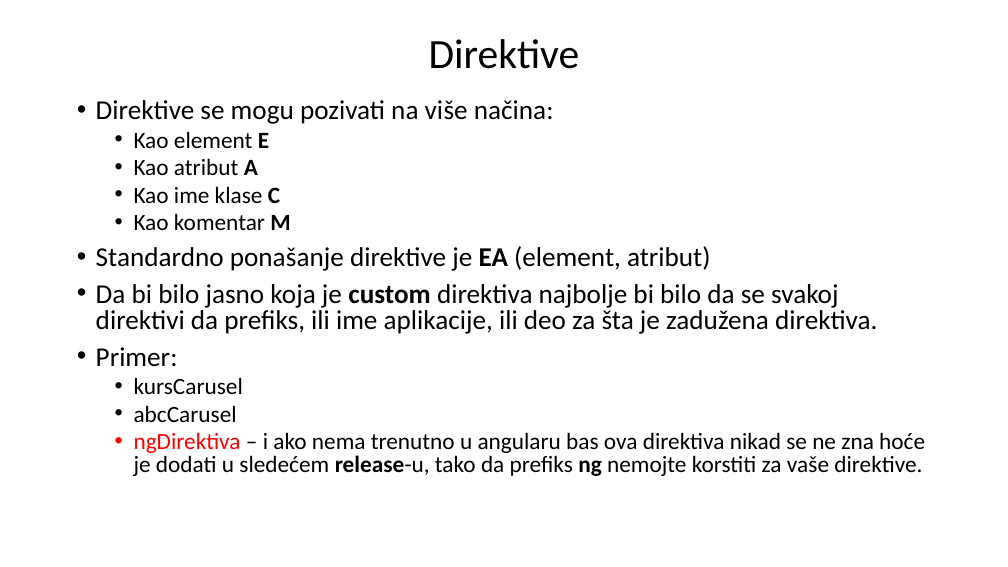
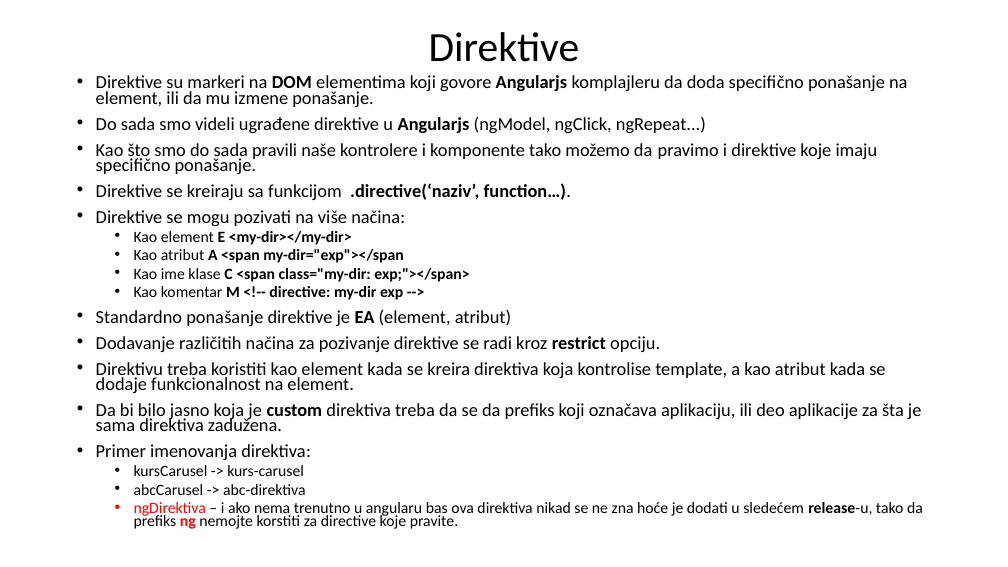
Before and after one commit to daniloMogin/kurs, a slide deck: slide 23 of AngularJS.pptx. Drawn at 1008x567 pixels with LibreOffice and Linux fonts; fonts in the diff are those of the drawing. Boxes give left, top, right and bottom in pixels: in the first picture for what was removed or moved away, otherwise in the second. Text is boxed around its words. In the diff, an @@ line names an element or a change of style, - is before the commit and + after.

Commit message:
directive done

```diff
--- a/AngularJS.pptx
+++ b/AngularJS.pptx
@@ title "Direktive": place and size @@
-title "Direktive" at box(429, 39, 580, 69)
+title "Direktive" at box(429, 32, 580, 62)
@@ text "Direktive su markeri na DOM ...": place and size @@
-text "Direktive su markeri na DOM ..." at box(96, 100, 925, 476)
+text "Direktive su markeri na DOM ..." at box(96, 75, 923, 529)
@@ text at box(96, 75, 907, 200): paragraphs added @@
+• Direktive su markeri na DOM elementima koji govore Angularjs komplajleru da doda specifično ponašanje na element, ili da mu izmene ponašanje.
+• Do sada smo videli ugrađene direktive u Angularjs (ngModel, ngClick, ngRepeat...)
+• Kao što smo do sada pravili naše kontrolere i komponente tako možemo da pravimo i direktive koje imaju specifično ponašanje.
+• Direktive se kreiraju sa funkcijom .directive(‘naziv’, function…).
@@ text at box(96, 210, 511, 326): size 25.9 to 17.5 pt in "Direktive se mogu pozivati na više načina:", "Standardno ponašanje direktive je EA (element, atribut)"; line spacing 0.8 to 0.7 @@
@@ text at box(134, 231, 469, 300): text changed; size 22.2 to 15 pt; bold on @@
-  • Kao element E
-  • Kao atribut A
-  • Kao ime klase C
-  • Kao komentar M
+  • Kao element E <my-dir></my-dir>
+  • Kao atribut A <span my-dir="exp"></span
+  • Kao ime klase C <span class="my-dir: exp;"></span>
+  • Kao komentar M <!-- directive: my-dir exp -->
@@ text at box(96, 336, 923, 529): text changed; size 22.2 to 17.5 pt @@
-• Da bi bilo jasno koja je custom direktiva najbolje bi bilo da se svakoj direktivi da prefiks, ili ime aplikacije, ili deo za šta je zadužena direktiva.
-• Primer:
-  • kursCarusel
-  • abcCarusel
-  • ngDirektiva – i ako nema trenutno u angularu bas ova direktiva nikad se ne zna hoće je dodati u sledećem release-u, tako da prefiks ng nemojte korstiti za vaše direktive.
+• Dodavanje različitih načina za pozivanje direktive se radi kroz restrict opciju.
+• Direktivu treba koristiti kao element kada se kreira direktiva koja kontrolise template, a kao atribut kada se dodaje funkcionalnost na element.
+• Da bi bilo jasno koja je custom direktiva treba da se da prefiks koji označava aplikaciju, ili deo aplikacije za šta je sama direktiva zadužena.
+• Primer imenovanja direktiva:
+  • kursCarusel -> kurs-carusel
+  • abcCarusel -> abc-direktiva
+  • ngDirektiva – i ako nema trenutno u angularu bas ova direktiva nikad se ne zna hoće je dodati u sledećem release-u, tako da prefiks ng nemojte korstiti za directive koje pravite.
```
Also in this commit, not shown: 7 slides added, 38 other files.
